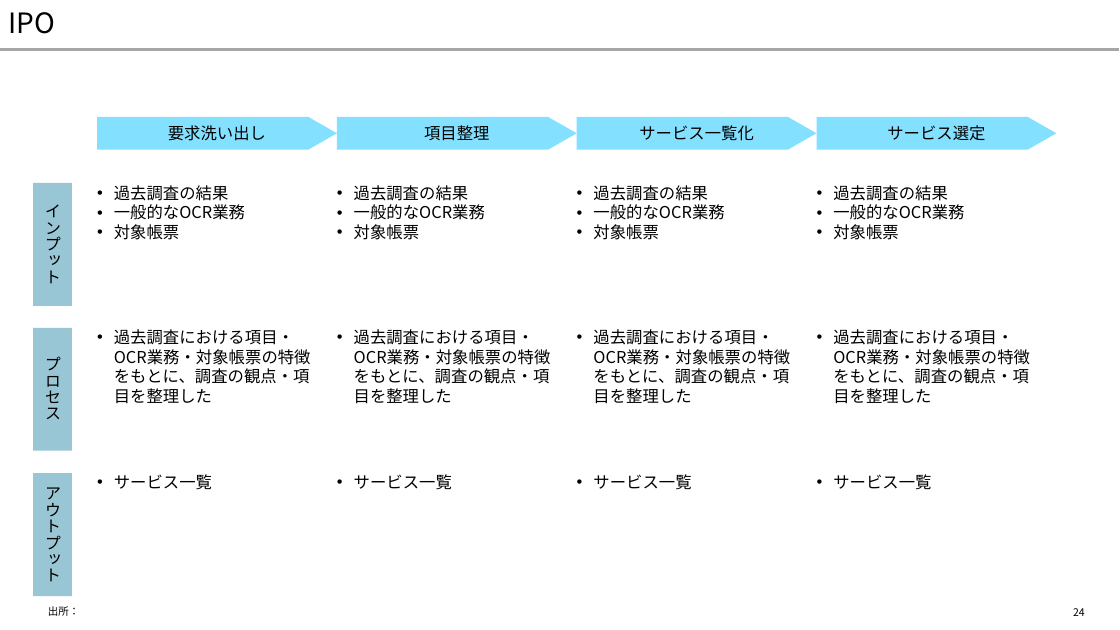
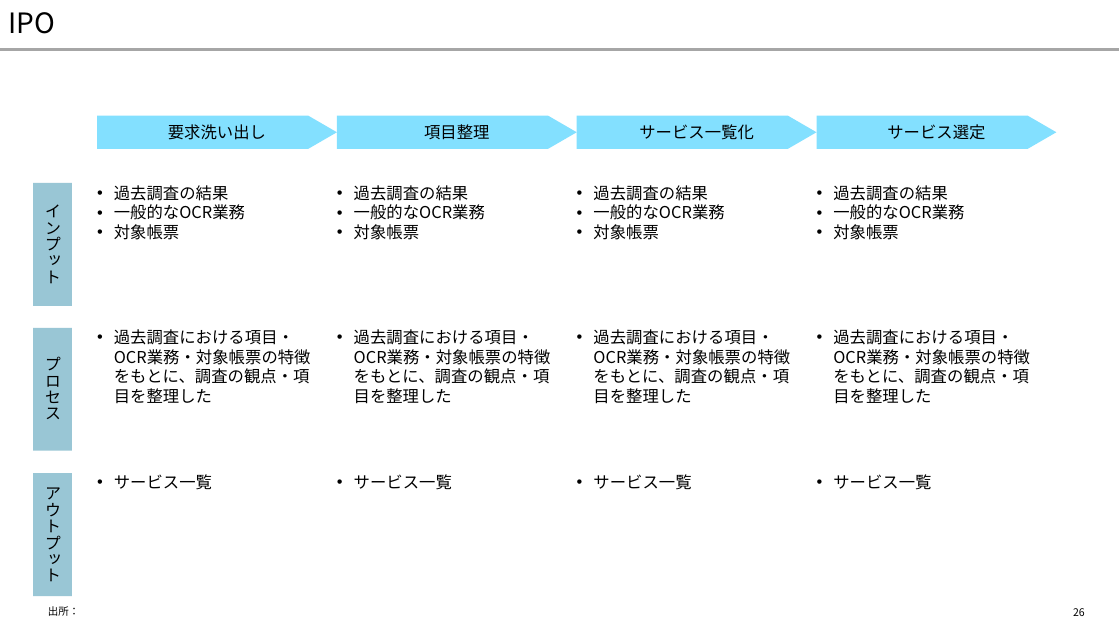
Before and after one commit to yuzucha16/dotfiles, a slide deck: slide 26 of office/Blank.potx (slide 24 before the commit). Drawn at 1120x630 pixels with LibreOffice and Linux fonts; fonts in the diff are those of the drawing. Boxes give left, top, right and bottom in pixels: in the first picture for what was removed or moved away, otherwise in the second. Text is boxed around its words. In the diff, an @@ line names an element or a change of style, - is before the commit and + after.

```diff
--- a/office/Blank.potx
+++ b/office/Blank.potx
@@ outline redrawn in 4 elements at [97, 116, 337, 149], [337, 116, 576, 149], [577, 116, 817, 149], [817, 116, 1056, 149] @@
@@ page number at [1073, 608, 1085, 616]: text changed @@
-24
+26
```
Also in this commit, not shown: 3 other slides changed, 3 slides added, 1 other file.
